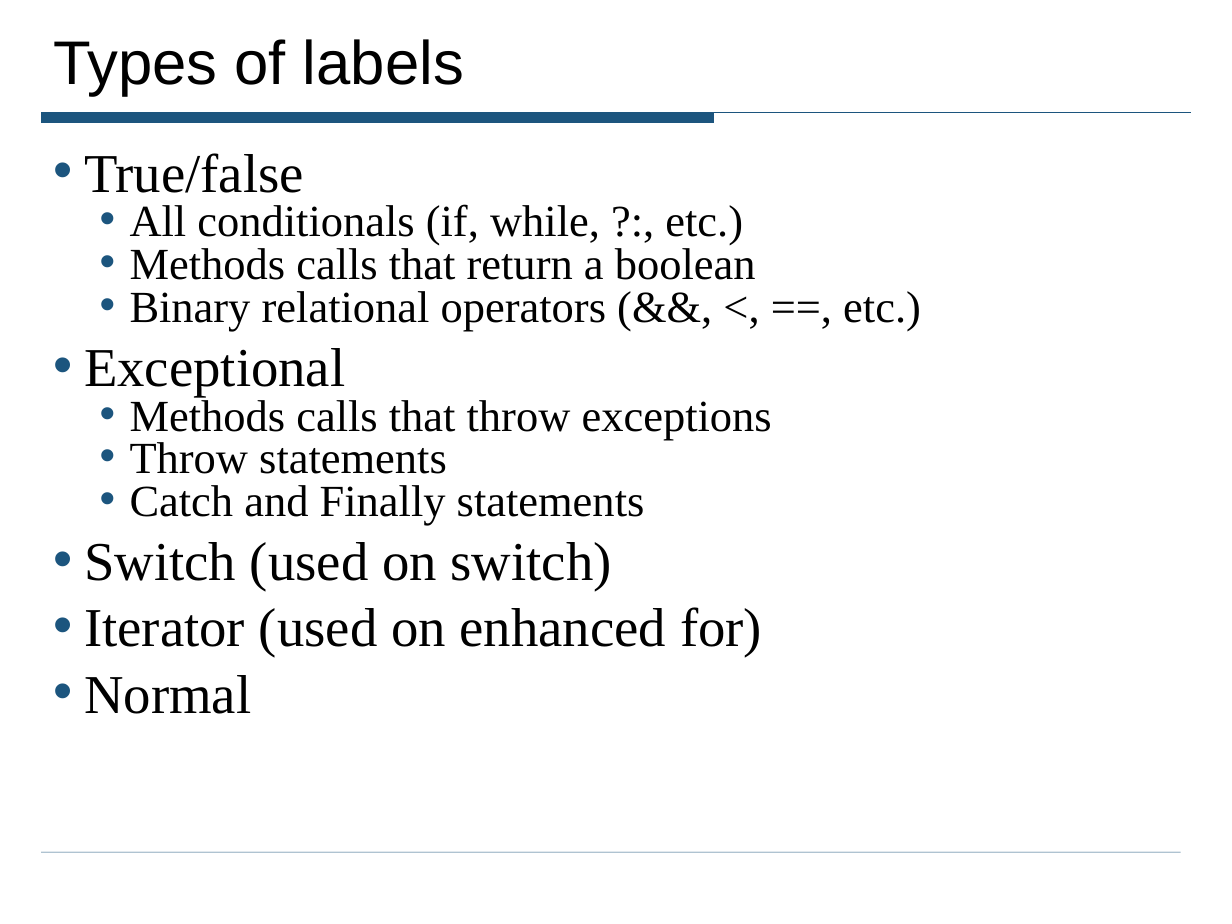
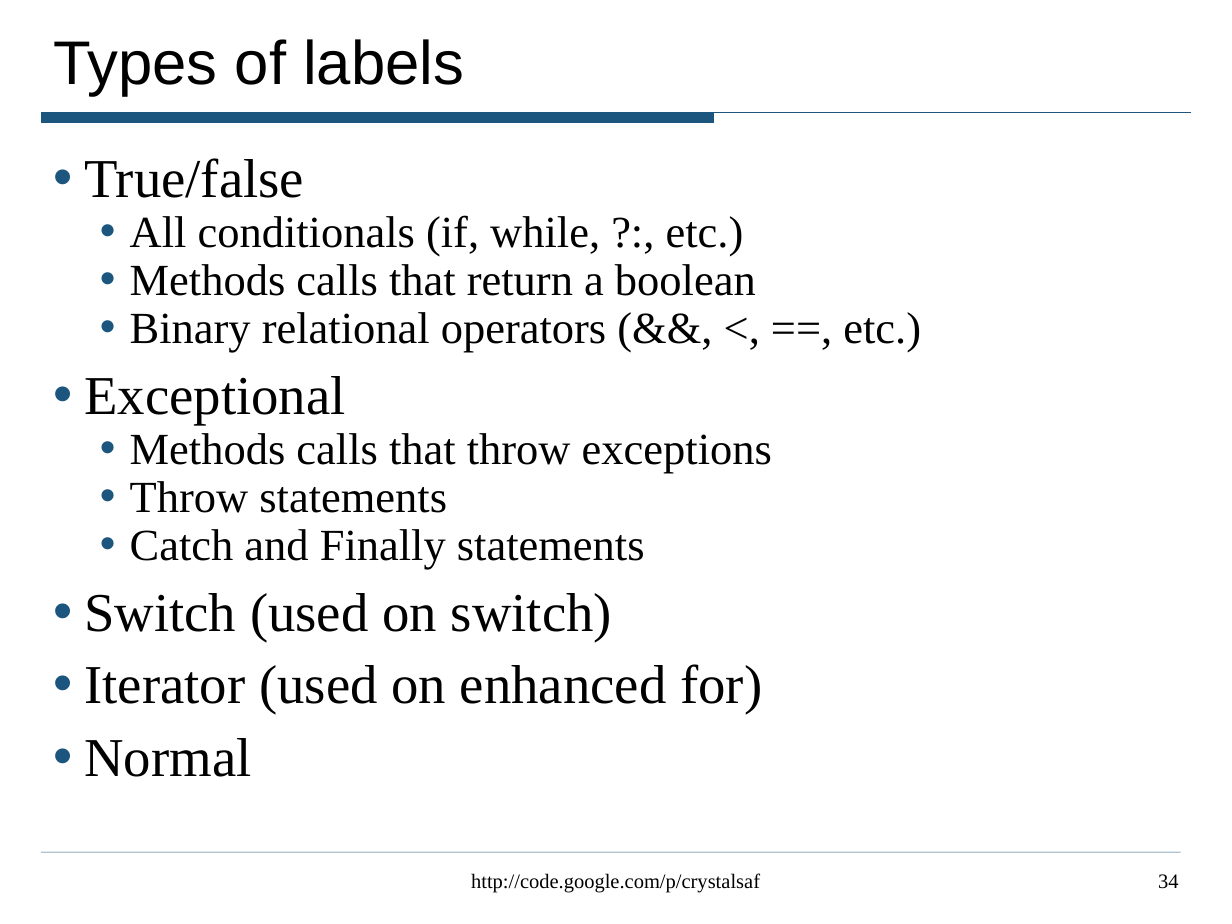
Before and after one commit to JnRouvignac/Crystal, a slide deck: slide 34 of TutorialExamples/CrystalTutorial.ppt. Drawn at 1232x924 pixels with LibreOffice and Linux fonts; fonts in the diff are those of the drawing. Boxes give left, top, right and bottom in pixels: in the first picture for what was removed or moved away, otherwise in the second. Text is boxed around its words. In the diff, an @@ line names an element or a change of style, - is before the commit and + after.

```diff
--- a/TutorialExamples/CrystalTutorial.ppt
+++ b/TutorialExamples/CrystalTutorial.ppt
@@ text "True/false" at (84,158,921,777): line spacing 0.8 to 0.9 @@
@@ text added at (471,873,760,893), 12 pt, text #000000 @@
+http://code.google.com/p/crystalsaf
@@ page number added at (1158,874,1178,889), 12 pt, text #000000 @@
+34
```
Also in this commit, not shown: 35 other slides changed.
